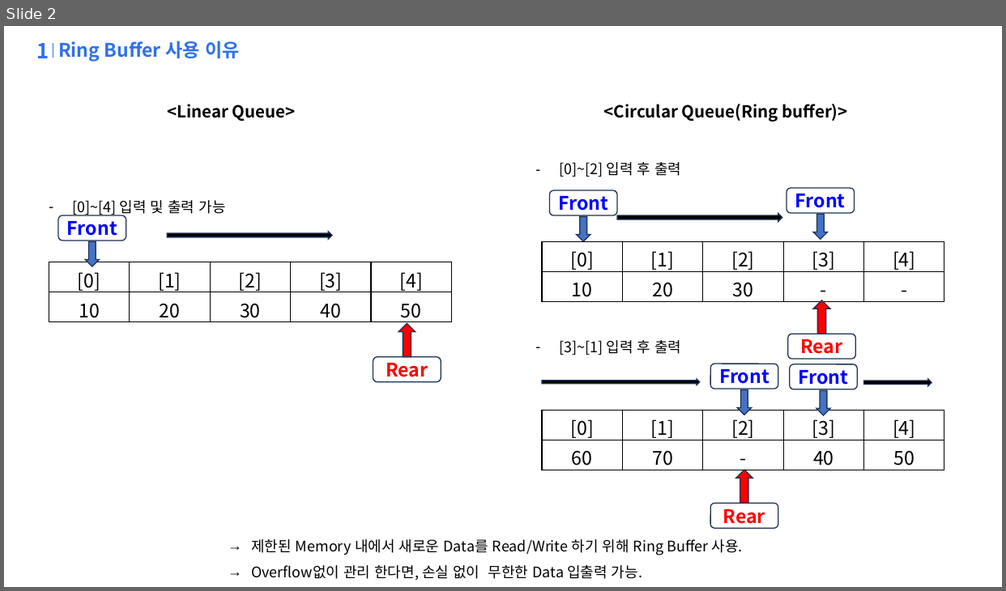
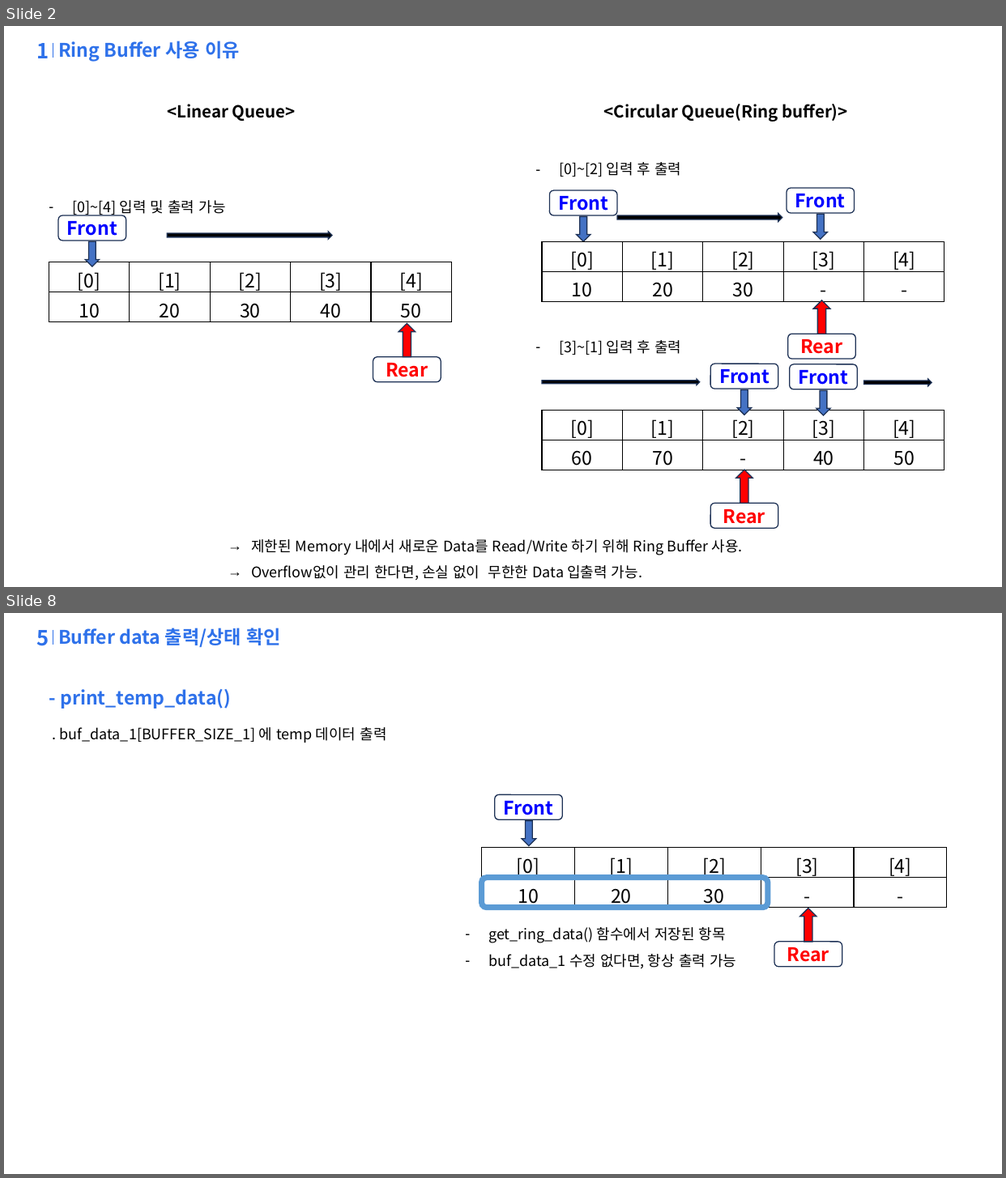
Before and after one commit to qfe051/L412_SelfTest_1_19, a slide deck: 21_c_study/example/ring_buf/ring_buffer.pptx. Shown one above the other, each under a label of ours: slide 2 before the commit, slides 2 and 8 after it; the slides between them are not shown. The pictures are 1006x591 and 1006x1178 pixels, drawn with LibreOffice and Linux fonts; fonts in the diff are those of the drawing; background and template pictures are left out. Boxes give left, top, right and bottom in pixels: in the first picture for what was removed or moved away, otherwise in the second. Text is boxed around its words. In the diff, an @@ line names an element or a change of style, - is before the commit and + after.

Commit message:
ring v2

```diff
--- a/21_c_study/example/ring_buf/ring_buffer.pptx
+++ b/21_c_study/example/ring_buf/ring_buffer.pptx
@@ slide 8 added at box(4, 613, 1002, 1174), background #FFFFFF; not listed: 1 template element that a slide beside it also shows @@
@@ text added at box(36, 630, 49, 646), 20 pt, text #2E71EA, bold @@
+5
@@ line added from (53, 629) to (53, 645), #2E71EA 0.5 pt @@
@@ text added at box(58, 628, 281, 647), 18 pt, text #2E71EA, bold @@
+Buffer data 출력/상태 확인
@@ text added at box(60, 689, 231, 709), 18 pt, text #2E71EA, bold @@
+- print_temp_data()
@@ text added at box(59, 727, 386, 743), 14 pt, text #000000 @@
+. buf_data_1[BUFFER_SIZE_1] 에 temp 데이터 출력
@@ rounded rectangle added at box(495, 795, 562, 820), outline #1E3256 1 pt, 18 pt, text #0000FF, bold @@
+Front
@@ down arrow added at box(522, 821, 536, 845), fill #4472C4, outline #1E3256 1 pt @@
@@ table added at box(482, 848, 946, 910), 2 rows, 5 columns @@
+[0] | [1] | [2] | [3] | [4]
+10 | 20 | 30 | - | -
@@ rounded rectangle added at box(482, 878, 768, 908), outline #5B9BD5 5.5 pt @@
@@ text added at box(488, 927, 736, 969), 14 pt, text #000000 @@
+– get_ring_data() 함수에서 저장된 항목
+– buf_data_1 수정 없다면, 항상 출력 가능
@@ up arrow added at box(799, 909, 816, 943), fill #FF0000, outline #1E3256 1 pt @@
@@ rounded rectangle added at box(774, 942, 842, 966), outline #1E3256 1 pt, 18 pt, text #FF0000, bold @@
+Rear
```
Also in this commit, not shown: 7 slides changed, 2 other slides added, 4 other files.
